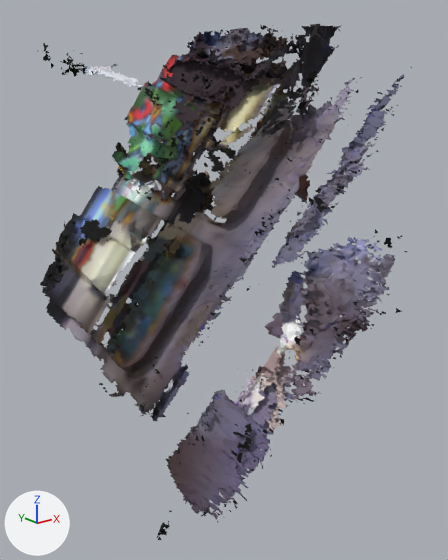
One commit to the OBJ model Assets/Models/Peron/9.obj: the scene before it, then after it.
Camera for both pictures: a 50 mm lens placed at (-10.32, -13.31, 2.95), pointed at (-0.23, -0.69, -2.1). Lighting does not change. The marker at lower left points along +X, +Y and +Z. Where no turn or scale is listed for an object, it has been applied to the vertices. Vertices at the same position are counted once.

In view in the first picture: '9'.
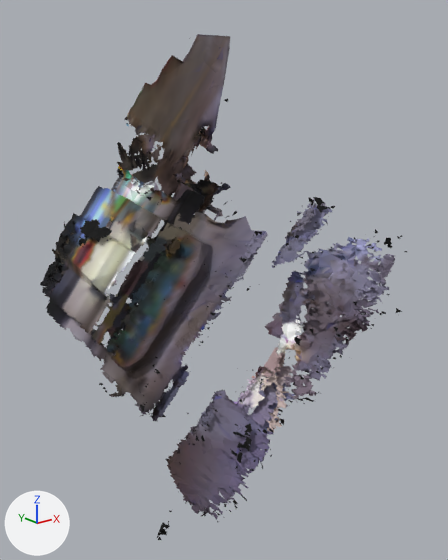
Changed parts and their boxes [x1, y1, x2, y2] in the pictures (448 x 560 px):
'9', reshaped
    before: [37, 24, 412, 540]
    after: [40, 34, 407, 540]
part 1 of me_9, deleted
    before: [37, 25, 412, 228]
part 2 of me_9, deleted
    before: [112, 24, 404, 237]

The change in detail:
me_9 is used by ob_9; location (0.0, 0.0, 0.0).
me_9 had 16822 vertices, 19868 faces and spanned x -5.36..3.96, y -6.55..6.97, z -6.2..4.6.
me_9 now has 9209 vertices, 11126 faces and spans x -5.36..3.96, y -6.55..6.97, z -6.2..4.54.
me_9 part 1: 547 loose pieces with 2708 vertices, spanning x -3.11..3.95, y -4.47..4.77, z -0.72..4.6, are deleted.
me_9 part 2: 4905 vertices removed from x -0.49..3.94, y -4.44..4.98, z -0.63..4.56.
